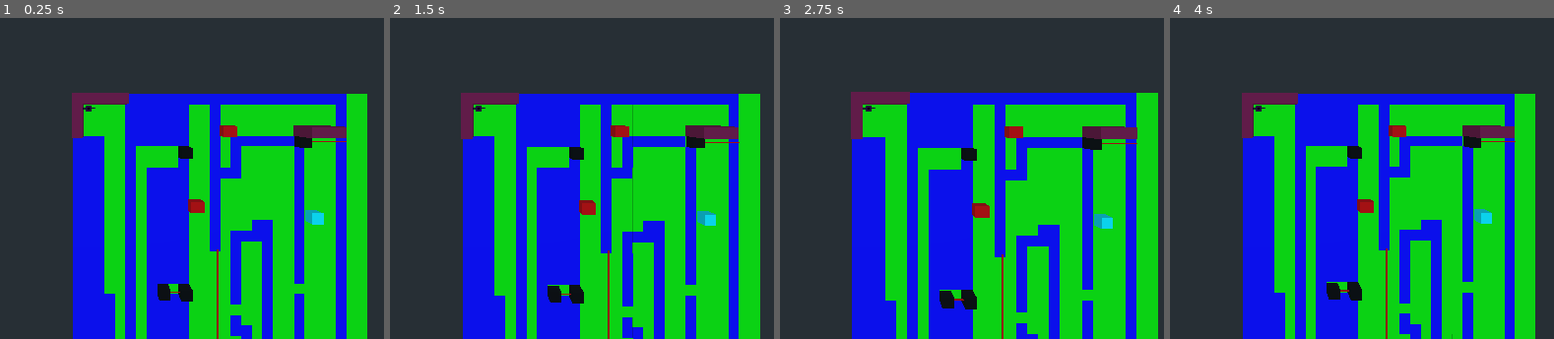
Above: before the commit, frames 1-4 (left to right).
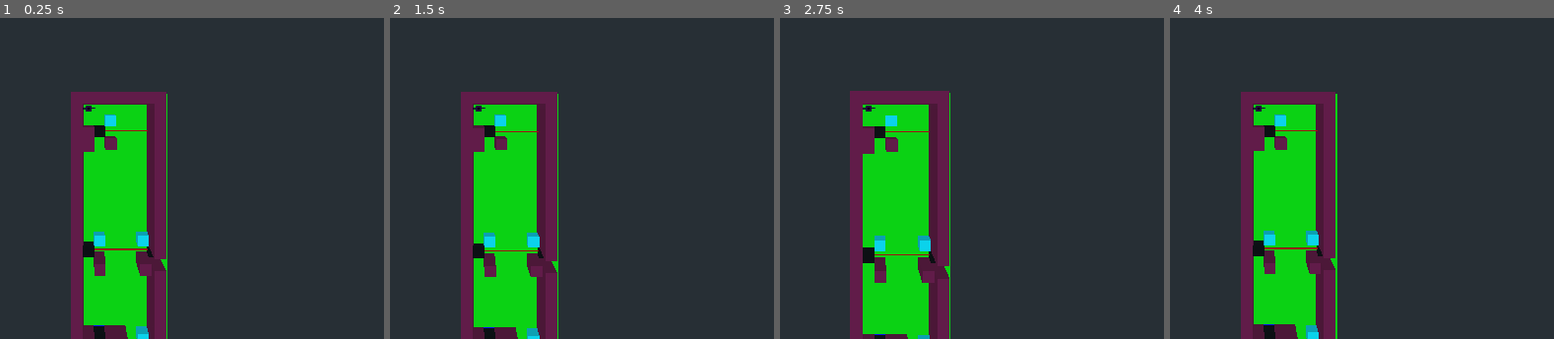
Above: after the commit, the same moments.

Repository: dktr0/NotWaitingForGodot
Game: Godot game, scene res://NotWaitingForGodot.tscn
The game is run twice, just before and just after one commit, with the same random seed, the same clock (stepped at 60 frames per second) and the same inputs.
Inputs (mouse positions are in pixels of both pictures, inside the frame that each line leads up to):
- Up to frame 1 (0.25 s): no input
- Up to frame 2 (1.5 s): tap Enter at 0.5 s; move the mouse to (520, 107) at 0.52 s; hold W (left_stick_up) from 0.53 s (still down); tap Space (a_button) at 0.6, 1.35 s; click (520, 107) at 0.67 s; move the mouse to (439, 111) at 1.27 s
- Up to frame 3 (2.75 s): keep holding W (left_stick_up); move the mouse to (887, 101) at 2.02 s; tap Space (a_button) at 2.1 s
- Up to frame 4 (4 s): keep holding W (left_stick_up); move the mouse to (1250, 117) at 2.77 s; tap Space (a_button) at 2.85, 3.6 s; click (1250, 117) at 2.92 s; move the mouse to (1315, 114) at 3.52 s

The runs differ from the first frame. In frame 1, 54% of the frame differs, in the area x 18-96%, y 23-100%; in frame 2, 54%; in frame 3, 56%, in the area x 18-99%, y 22-100%; in frame 4, 53%.

Commit message:
20240404

Diff:
--- a/Beam.gd
+++ b/Beam.gd
@@ -35,6 +35,7 @@
 		if hit.is_in_group("Player"):
 			print("hit player");
 			$"/root/NotWaitingForGodot/World".reset();
-		elif !hit.is_in_group("Beam") && !hit.is_in_group("Player"):
+		elif !hit.is_in_group("Player"):
+		# elif !hit.is_in_group("Beam") && !hit.is_in_group("Player"):
 			var d = get_translation().distance_to(hit.get_translation());
 			scaleAndCast(d);
Not shown, changed: map.txt
